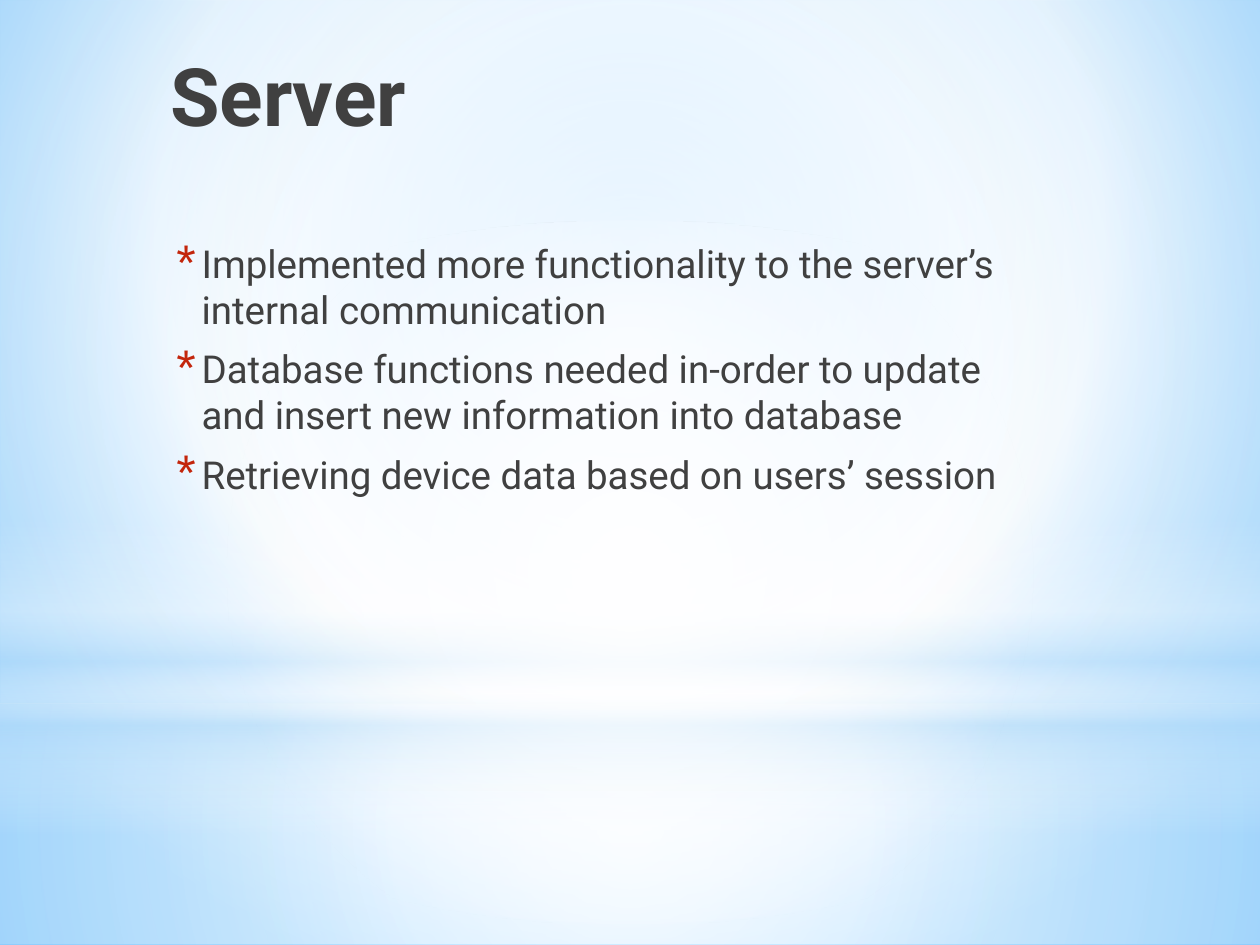
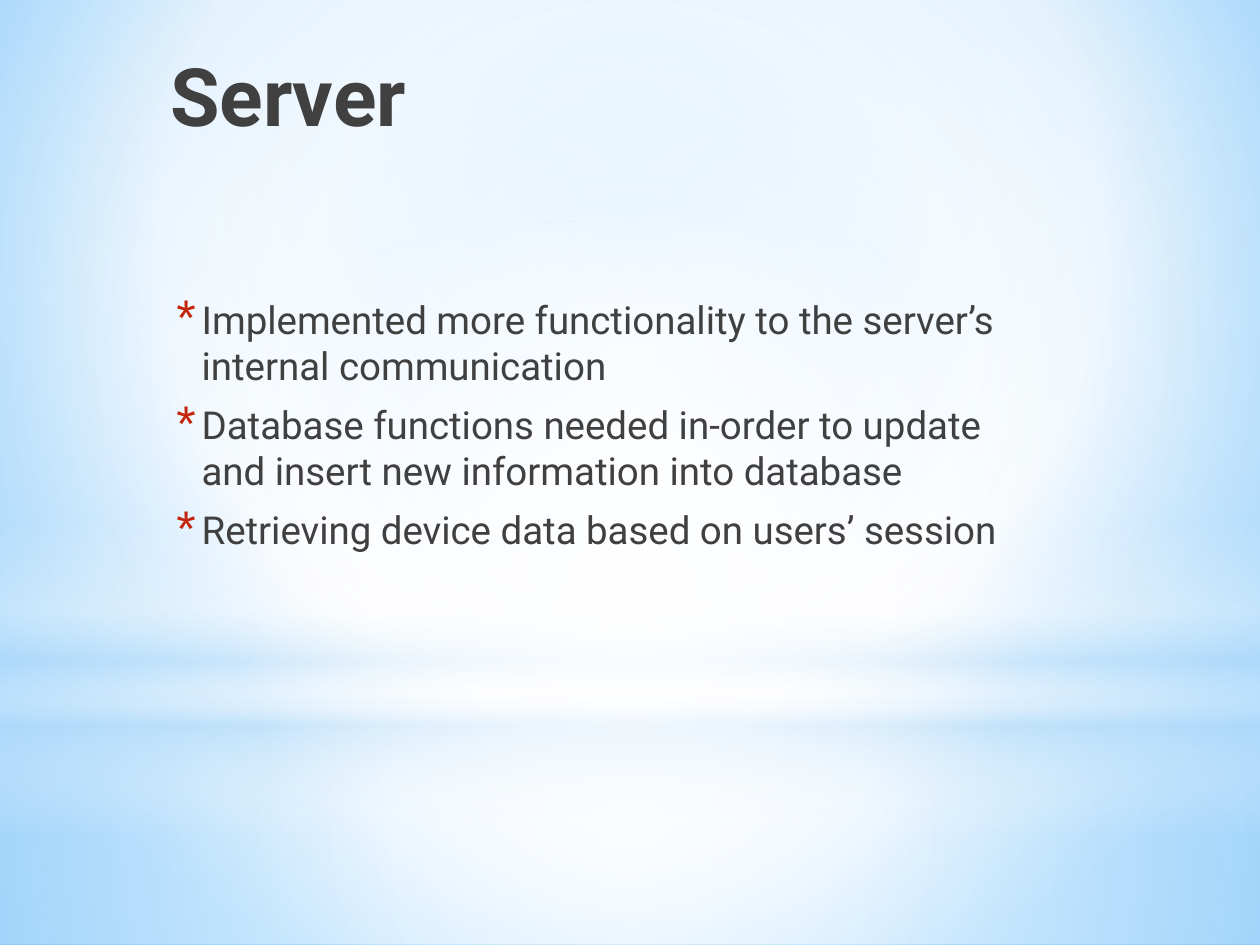
Before and after one commit to LeoYReyes/SeniorDesign, a slide deck: slide 7 of documentation/cycle 2/Cycle2Presentation.pptx (slide 6 before the commit). Drawn at 1260x945 pixels with LibreOffice and Linux fonts; fonts in the diff are those of the drawing. Boxes give left, top, right and bottom in pixels: in the first picture for what was removed or moved away, otherwise in the second. Text is boxed around its words. In the diff, an @@ line names an element or a change of style, - is before the commit and + after.

```diff
--- a/documentation/cycle 2/Cycle2Presentation.pptx
+++ b/documentation/cycle 2/Cycle2Presentation.pptx
@@ text "Implemented more functionality to the ...": place and size @@
-text "Implemented more functionality to the ..." at [202,248,996,497]
+text "Implemented more functionality to the ..." at [202,304,996,552]
```
Also in this commit, not shown: 5 other slides changed, 3 slides added, 1 slide removed.
